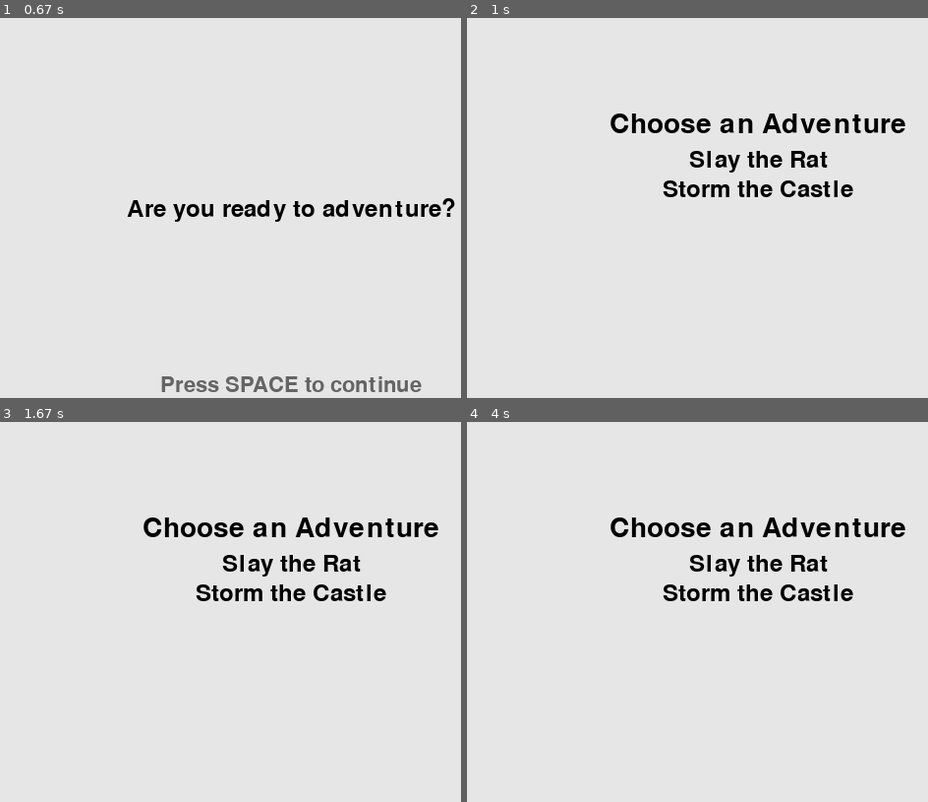
Above: before the commit, frames 1-4 (two rows, left to right).
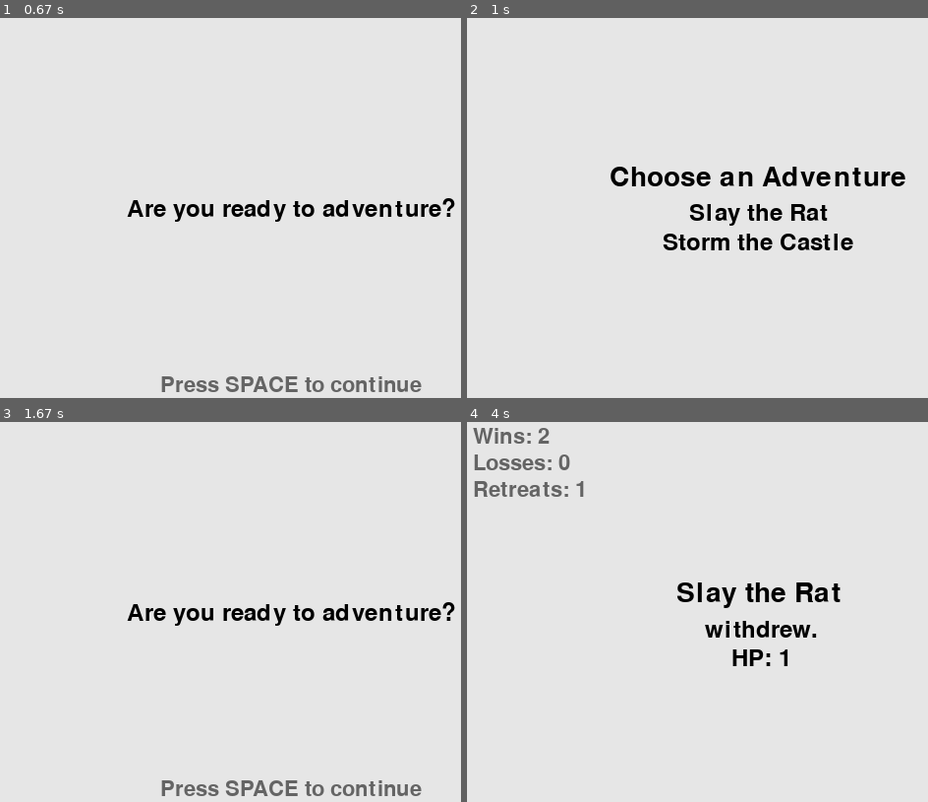
Above: after the commit, the same moments.

Repository: Josef-Gray/adorable-hopelessness
Game: pygame game, started from adhop.py
The game is run twice, just before and just after one commit, with the same random seed, the same clock (stepped at 60 frames per second) and the same inputs.
Inputs (mouse positions are in pixels of both pictures, inside the frame that each line leads up to):
- Up to frame 1 (0.67 s): tap Enter at 0.33 s
- Up to frame 2 (1 s): tap Space at 0.67 s
- Up to frame 3 (1.67 s): click (290, 615) at 1.05 s; move the mouse to (outside the picture) at 1.37 s; tap Space at 1.4 s
- Up to frame 4 (4 s): tap Space at 1.7, 2.28, 2.62, 2.92 s; click (757, 646) at 1.93 s; move the mouse to (766, 653) at 2.25 s; click (757, 615) at 3.67 s; move the mouse to (568, 650) at 3.98 s

Frame 1 is identical in both runs. In frame 2, 5.9% of the frame differs, in the area x 31-96%, y 25-62%; in frame 3, 5.6%; in frame 4, 5.3%.

Commit message:
Center mission list on screen.

Diff:
--- a/adventure.py
+++ b/adventure.py
@@ -9,37 +9,43 @@
     text_color = (0, 0, 0)
     heading_font = pygame.font.SysFont(None, 42)
     title_font = pygame.font.SysFont(None, 36)
-    screen_rect = screen.get_rect()
 
     heading_msg = "Choose an Adventure"
 
     # Render heading_msg, position at 0,0, and draw to surface
     heading_msg_image = heading_font.render(heading_msg, True, text_color)
     heading_msg_image_rect = heading_msg_image.get_rect()
-    heading_msg_image_rect.centerx = screen_rect.centerx
-    heading_msg_image_rect.y = screen_rect.centery / 2
+    # Postion heading at (0,0) (other line will be positioned in
+    # relation)
+    heading_msg_image_rect.x = 0
+    heading_msg_image_rect.y = 0
 
     # Grab bottom position of the heading for spacing next list entry
     last_msg_bottom = heading_msg_image_rect.bottom + 5
 
     # Render mission titles in list
     title_msgs = []
-    i = 0
-    while i < len(missions):
-        title_msg = missions[i].title
+    for mission in missions:
+        title_msg = mission.title
 
         # Render title_msg and position centered below last line
         title_msg_image = title_font.render(title_msg, True, text_color)
         title_msg_rect = title_msg_image.get_rect()
-        title_msg_rect.centerx = screen_rect.centerx
+        title_msg_rect.centerx = heading_msg_image_rect.centerx
         title_msg_rect.top = last_msg_bottom + 5
         title_msgs.append(
-                {'mission': missions[i],
+                {'mission': mission,
                     'image': title_msg_image, 'rect': title_msg_rect})
 
         last_msg_bottom = title_msg_rect.bottom
 
-        i += 1
+    # Create surface with width from heading and height from last msg.
+    # This assumes that heading is always the longest string.
+    surface = pygame.Surface((heading_msg_image_rect.width,
+                             last_msg_bottom))
+    surface_rect = surface.get_rect()
+    screen_rect = screen.get_rect()
+    surface_rect.center = screen_rect.center
 
     while True:
         for event in pygame.event.get():
@@ -47,15 +53,27 @@
                 sys.exit()
             elif event.type == pygame.MOUSEBUTTONDOWN:
                 for title_msg in title_msgs:
-                    if title_msg['rect'].collidepoint(
-                            pygame.mouse.get_pos()):
+                    rect = pygame.Rect(
+                            (title_msg['rect'].x + surface_rect.x,
+                                title_msg['rect'].y + surface_rect.y),
+                            (title_msg['rect'].width,
+                                title_msg['rect'].height))
+                    if rect.collidepoint(pygame.mouse.get_pos()):
                         return title_msg['mission']
 
         screen.fill(bg_color)
-        screen.blit(heading_msg_image, heading_msg_image_rect)
+        # Have to use background color, not surface.set_alpha(0)
+        # See https://github.com/renpy/pygame_sdl2/issues/24
+        surface.fill(bg_color)
 
+        # Draw text on surface
+        #surface.blit(heading_msg_image, heading_msg_image_rect)
+        surface.blit(heading_msg_image, (0,0))
         for title_msg in title_msgs:
-            screen.blit(title_msg['image'], title_msg['rect'])
+            surface.blit(title_msg['image'], title_msg['rect'])
+
+        # Draw surface to screen
+        screen.blit(surface, surface_rect)
 
         pygame.display.flip()
 
